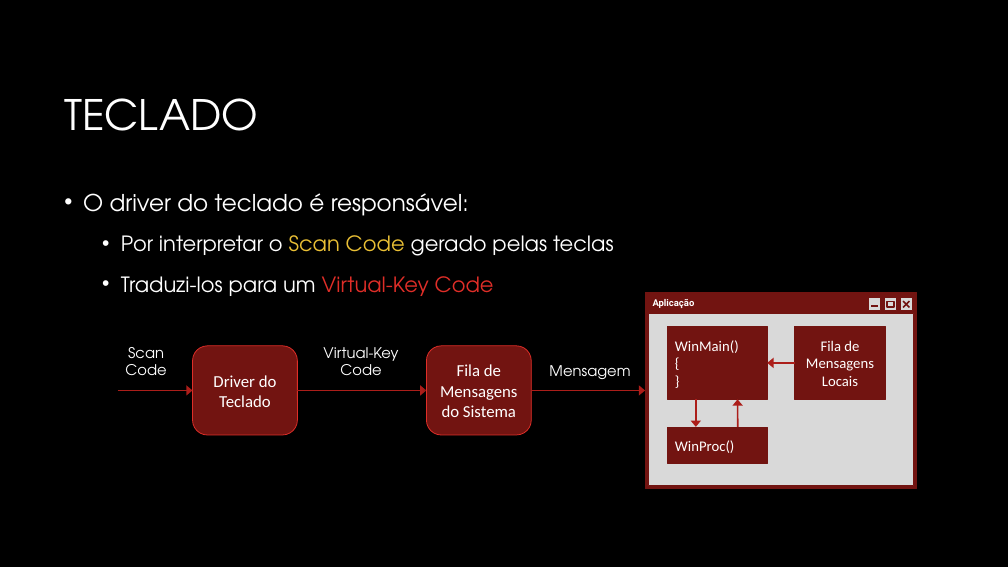
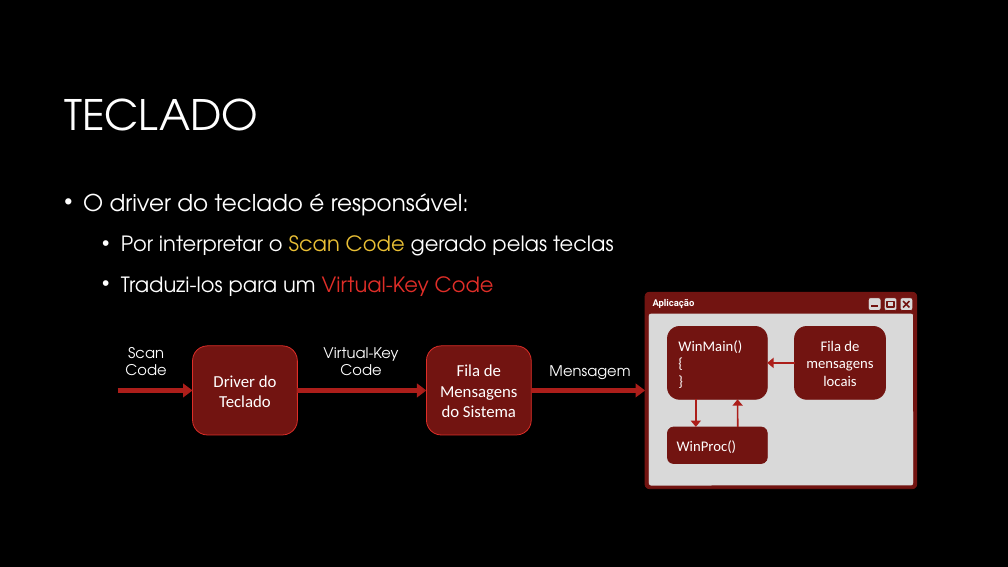
Before and after one commit to JudsonSS/CG, a slide deck: slide 5 of Slides/03. Dispositivos de Interação.pptx. Drawn at 1008x567 pixels with LibreOffice and Linux fonts; fonts in the diff are those of the drawing; background and template pictures are left out. Boxes give left, top, right and bottom in pixels: in the first picture for what was removed or moved away, otherwise in the second. Text is boxed around its words. In the diff, an @@ line names an element or a change of style, - is before the commit and + after.

```diff
--- a/Slides/03. Dispositivos de Interação.pptx
+++ b/Slides/03. Dispositivos de Interação.pptx
@@ rectangle to rounded rectangle in 5 elements at bbox=[795, 327, 885, 399], bbox=[668, 427, 768, 464], bbox=[668, 327, 768, 399], bbox=[645, 293, 917, 489], bbox=[649, 313, 914, 485] @@
@@ text in rounded rectangle at bbox=[806, 340, 873, 386]: text changed @@
-Fila de Mensagens Locais
+Fila de mensagens locais
@@ arrow (118, 390) - (193, 390): stroke #AC1E1A 1.5 pt to #AC1E1A 4.5 pt @@
@@ arrow (297, 390) - (426, 390): stroke #AC1E1A 1.5 pt to #AC1E1A 4.5 pt @@
@@ arrow (532, 390) - (645, 390): stroke #AC1E1A 1.5 pt to #AC1E1A 4.5 pt @@
```
Also in this commit, not shown: 5 other slides changed.
